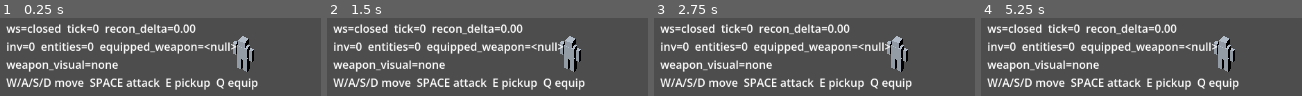
Above: before the commit, frames 1-4 (left to right).
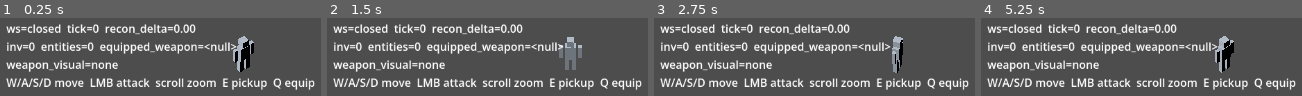
Above: after the commit, the same moments.

Repository: mmandrille/arpg-dev
Game: Godot game, scene res://scenes/main.tscn
The game is run twice, just before and just after one commit, with the same random seed, the same clock (stepped at 60 frames per second) and the same inputs.
Inputs (mouse positions are in pixels of both pictures, inside the frame that each line leads up to):
- Up to frame 1 (0.25 s): no input
- Up to frame 2 (1.5 s): tap Enter at 0.5 s; move the mouse to (outside the picture) at 0.52 s; hold D 0.53-1.28 s; hold Space 0.53-1.28 s; click (outside the picture) at 0.67 s; move the mouse to (outside the picture) at 1.27 s; hold S from 1.28 s (still down); tap E at 1.35 s; click (outside the picture) at 1.42 s
- Up to frame 3 (2.75 s): tap Space at 1.52, 1.55, 1.82, 2.3 s; tap Enter at 2 s; move the mouse to (outside the picture) at 2.02 s; release S at 2.03 s; hold D from 2.03 s (still down); hold Q from 2.03 s (still down); click (outside the picture) at 2.17 s
- Up to frame 4 (5.25 s): tap Space at 2.75, 2.85, 3.02, 3.32, 3.77, 3.8, 4.07, 4.25, 4.52, 4.55, 4.82 s; move the mouse to (outside the picture) at 2.77 s; release D at 2.78 s; release Q at 2.78 s; hold W 2.78-3.53 s; click (outside the picture) at 2.92 s; tap Enter at 3.5 s; move the mouse to (outside the picture) at 3.52 s; hold E 3.53-4.28 s; hold A 3.53-5.03 s; click (outside the picture) at 3.67 s; move the mouse to (outside the picture) at 4.27 s; tap Q at 4.35 s; click (outside the picture) at 4.42 s; move the mouse to (outside the picture) at 5.02 s; hold S from 5.03 s (still down); hold Space from 5.03 s (still down); click (outside the picture) at 5.17 s

The runs differ from the first frame. In frame 1, 6.6% of the frame differs, in the area x 28-99%, y 23-93%; in frame 2, 6.9%; in frame 3, 6.1%; in frame 4, 6.3%.

Commit message:
feat(client): mouse-aim combat, camera-relative movement, and zoom
Replace SPACE with LMB attacks aimed at the cursor, keep the character
facing the mouse, and pick targets in the aim direction. Map WASD through
the isometric camera so movement matches screen directions. Add scroll
wheel zoom on the orthographic camera and update play.sh control hints.

Co-authored-by: Cursor <cursoragent@cursor.com>

Diff:
--- a/client/scripts/main.gd
+++ b/client/scripts/main.gd
@@ -29,10 +29,17 @@
 var entities_root: Node3D
 
 var _send_cooldown: float = 0.0
+var _attack_cooldown: float = 0.0
 var _debug_label: Label
+var _camera: Camera3D
 
 const SEND_INTERVAL := 0.1
 const PLAYER_SPEED := 4.0
+const ATTACK_AIM_MIN_DOT := 0.0  # monster must be in the forward half-space
+const CAMERA_ZOOM_DEFAULT := 20.0
+const CAMERA_ZOOM_STEP := 1.5
+const CAMERA_ZOOM_MIN := 8.0
+const CAMERA_ZOOM_MAX := 40.0
 
 
 func _ready() -> void:
@@ -71,6 +78,7 @@
 		_handle_message(env)
 
 	_handle_input(delta)
+	_update_facing_toward_mouse()
 	_update_debug()
 
 
@@ -158,6 +166,7 @@
 		entities[id].queue_free()
 		entities.erase(id)
 	loot_ids.erase(id)
+	monster_ids.erase(id)
 
 
 func _update_inventory_item(item: Dictionary) -> void:
@@ -175,28 +184,38 @@
 
 # --- input + prediction -----------------------------------------------------
 
+func _unhandled_input(event: InputEvent) -> void:
+	if event is InputEventMouseButton and event.pressed:
+		match event.button_index:
+			MOUSE_BUTTON_LEFT:
+				if client != null and client.ready_state() == WebSocketPeer.STATE_OPEN:
+					_try_attack_toward_mouse()
+			MOUSE_BUTTON_WHEEL_UP:
+				_adjust_camera_zoom(-CAMERA_ZOOM_STEP)
+			MOUSE_BUTTON_WHEEL_DOWN:
+				_adjust_camera_zoom(CAMERA_ZOOM_STEP)
+
+
 func _handle_input(delta: float) -> void:
 	if client.ready_state() != WebSocketPeer.STATE_OPEN:
 		return
 	_send_cooldown -= delta
-
-	var dir := Vector2.ZERO
-	if Input.is_key_pressed(KEY_W): dir.y -= 1
-	if Input.is_key_pressed(KEY_S): dir.y += 1
-	if Input.is_key_pressed(KEY_A): dir.x -= 1
-	if Input.is_key_pressed(KEY_D): dir.x += 1
-
-	if dir != Vector2.ZERO and _send_cooldown <= 0.0:
-		dir = dir.normalized()
+	_attack_cooldown -= delta
+
+	var input := Vector2.ZERO
+	if Input.is_key_pressed(KEY_W): input.y -= 1
+	if Input.is_key_pressed(KEY_S): input.y += 1
+	if Input.is_key_pressed(KEY_A): input.x -= 1
+	if Input.is_key_pressed(KEY_D): input.x += 1
+
+	if input != Vector2.ZERO and _send_cooldown <= 0.0:
+		var dir := _camera_relative_flat_direction(input)
 		# Local prediction: move immediately for responsive feel.
 		predicted_pos += Vector3(dir.x, 0, dir.y) * PLAYER_SPEED * SEND_INTERVAL
 		_reconcile_player()
 		client.send("move_intent", last_server_tick, {"direction": {"x": dir.x, "y": dir.y}, "duration_ticks": 2})
 		_send_cooldown = SEND_INTERVAL
 
-	if Input.is_key_pressed(KEY_SPACE) and monster_ids.size() > 0 and _send_cooldown <= 0.0:
-		client.send("attack_intent", last_server_tick, {"target_id": monster_ids[0]})
-		_send_cooldown = SEND_INTERVAL
 	if Input.is_key_pressed(KEY_E) and loot_ids.size() > 0 and _send_cooldown <= 0.0:
 		client.send("pick_up_intent", last_server_tick, {"entity_id": loot_ids[0]})
 		_send_cooldown = SEND_INTERVAL
@@ -205,16 +224,127 @@
 		_send_cooldown = SEND_INTERVAL
 
 
+func _try_attack_toward_mouse() -> void:
+	if _attack_cooldown > 0.0:
+		return
+
+	var aim := _aim_direction_from_mouse()
+	if aim == Vector2.ZERO:
+		return
+
+	_face_direction(aim)
+	if resolver != null:
+		resolver.play_attack_swing()
+
+	var target_id := _best_monster_in_direction(aim)
+	if target_id == "":
+		_attack_cooldown = SEND_INTERVAL
+		return
+
+	client.send("attack_intent", last_server_tick, {"target_id": target_id})
+	_attack_cooldown = SEND_INTERVAL
+
+
+func _update_facing_toward_mouse() -> void:
+	var aim := _aim_direction_from_mouse()
+	if aim != Vector2.ZERO:
+		_face_direction(aim)
+
+
+func _face_direction(flat_dir: Vector2) -> void:
+	if character_visual == null or player_anchor == null:
+		return
+
+	var target := player_anchor.global_position + Vector3(flat_dir.x, 0.0, flat_dir.y)
+	character_visual.look_at(target, Vector3.UP)
+
+
+func _camera_relative_flat_direction(input: Vector2) -> Vector2:
+	# WASD is screen-relative under the isometric camera, not world X/Z.
+	if _camera == null or input == Vector2.ZERO:
+		return Vector2.ZERO
+
+	var forward := -_camera.global_transform.basis.z
+	forward.y = 0.0
+	if forward.length_squared() < 0.0001:
+		return input.normalized()
+	forward = forward.normalized()
+
+	var right := _camera.global_transform.basis.x
+	right.y = 0.0
+	if right.length_squared() < 0.0001:
+		return input.normalized()
+	right = right.normalized()
+
+	var world := right * input.x - forward * input.y
+	return Vector2(world.x, world.z).normalized()
+
+
+func _aim_direction_from_mouse() -> Vector2:
+	if _camera == null or player_anchor == null:
+		return Vector2.ZERO
+
+	var ground := _mouse_ground_point()
+	var flat := Vector2(ground.x - player_anchor.global_position.x, ground.z - player_anchor.global_position.z)
+	if flat.length_squared() < 0.0001:
+		return Vector2.ZERO
+
+	return flat.normalized()
+
+
+func _mouse_ground_point() -> Vector3:
+	var mouse_pos := get_viewport().get_mouse_position()
+	var origin := _camera.project_ray_origin(mouse_pos)
+	var normal := _camera.project_ray_normal(mouse_pos)
+	if abs(normal.y) < 0.0001:
+		return player_anchor.global_position
+
+	var t := -origin.y / normal.y
+	if t < 0.0:
+		return player_anchor.global_position
+
+	return origin + normal * t
+
+
+func _best_monster_in_direction(aim: Vector2) -> String:
+	var best_id := ""
+	var best_dot := ATTACK_AIM_MIN_DOT
+
+	for id in monster_ids:
+		if not entities.has(id):
+			continue
+
+		var entity_node: MeshInstance3D = entities[id]
+		var to_monster: Vector3 = entity_node.position - predicted_pos
+		var flat := Vector2(to_monster.x, to_monster.z)
+		if flat.length_squared() < 0.0001:
+			return id
+
+		var dot := flat.normalized().dot(aim)
+		if dot > best_dot:
+			best_dot = dot
+			best_id = id
+
+	return best_id
+
+
+func _adjust_camera_zoom(delta_size: float) -> void:
+	if _camera == null:
+		return
+
+	_camera.size = clampf(_camera.size + delta_size, CAMERA_ZOOM_MIN, CAMERA_ZOOM_MAX)
+
+
 # --- scene construction (placeholder primitives) ----------------------------
 
 func _build_scene() -> void:
-	var cam := Camera3D.new()
-	cam.projection = Camera3D.PROJECTION_ORTHOGONAL
-	cam.size = 20.0
-	cam.position = Vector3(20, 20, 20)
-	add_child(cam)
+	_camera = Camera3D.new()
+	_camera.projection = Camera3D.PROJECTION_ORTHOGONAL
+	_camera.size = CAMERA_ZOOM_DEFAULT
+	_camera.position = Vector3(20, 20, 20)
+	add_child(_camera)
 	# look_at requires the node to be inside the scene tree (Godot 4).
-	cam.look_at(Vector3(11, 0, 5), Vector3.UP)
+	_camera.look_at(Vector3(11, 0, 5), Vector3.UP)
 
 	var light := DirectionalLight3D.new()
 	light.rotation_degrees = Vector3(-50, -40, 0)
@@ -261,7 +391,7 @@
 		var w = resolver.get_debug_state()["equipped_visuals"]["weapon"]
 		if w != null:
 			weapon_vis = "%s(visible=%s)" % [w["asset_id"], w["visible"]]
-	_debug_label.text = "ws=%s  tick=%d  recon_delta=%.2f\ninv=%d  entities=%d  equipped_weapon=%s\nweapon_visual=%s\nW/A/S/D move  SPACE attack  E pickup  Q equip" % [
+	_debug_label.text = "ws=%s  tick=%d  recon_delta=%.2f\ninv=%d  entities=%d  equipped_weapon=%s\nweapon_visual=%s\nW/A/S/D move  LMB attack  scroll zoom  E pickup  Q equip" % [
 		ws_state, last_server_tick, reconciliation_delta, inventory.size(), entities.size(), str(eq), weapon_vis]
 
 
Not shown, changed: scripts/play.sh
